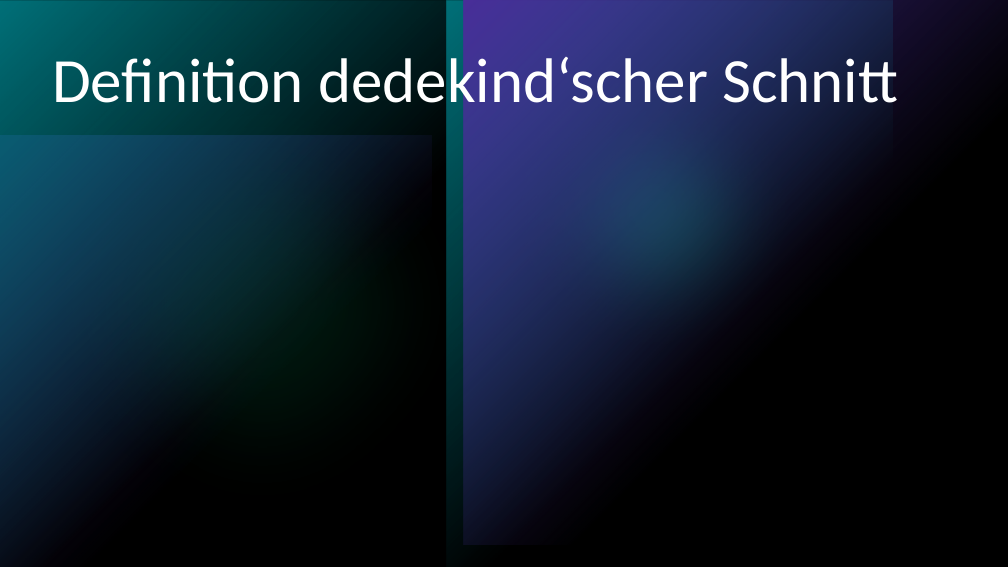
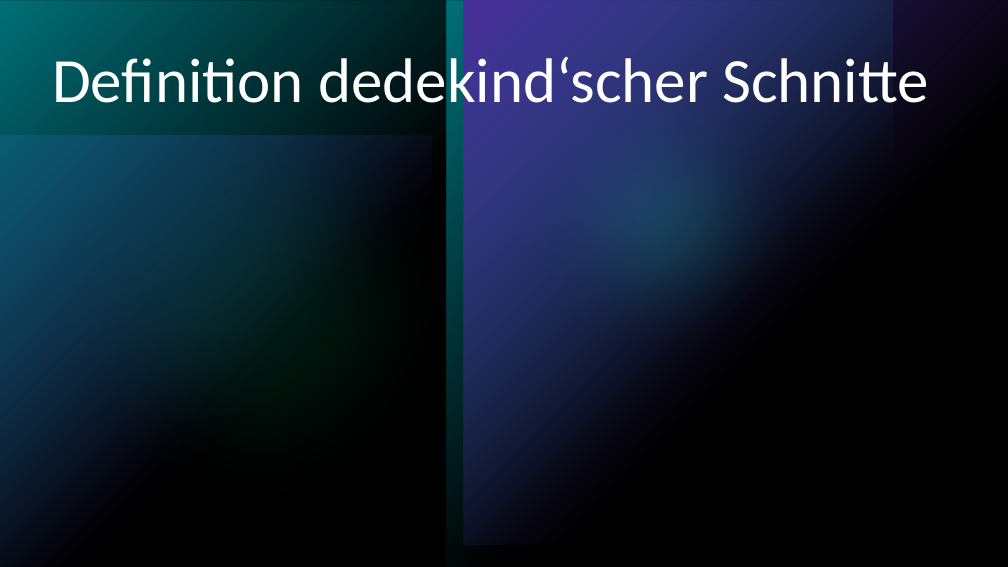
Before and after one commit to uuk0/WSeminarArbeit, a slide deck: slide 2 of Präsentation2.pptx. Drawn at 1008x567 pixels with LibreOffice and Linux fonts; fonts in the diff are those of the drawing; grey boxes stand for pictures. Boxes give left, top, right and bottom in pixels: in the first picture for what was removed or moved away, otherwise in the second. Text is boxed around its words. In the diff, an @@ line names an element or a change of style, - is before the commit and + after.

```diff
--- a/Präsentation2.pptx
+++ b/Präsentation2.pptx
@@ title at bbox=[52, 50, 929, 118]: text changed @@
-Definition dedekind‘scher Schnitt
+Definition dedekind‘scher Schnitte
```
Also in this commit, not shown: 2 other slides changed, 10 slides added, 2 other files.
